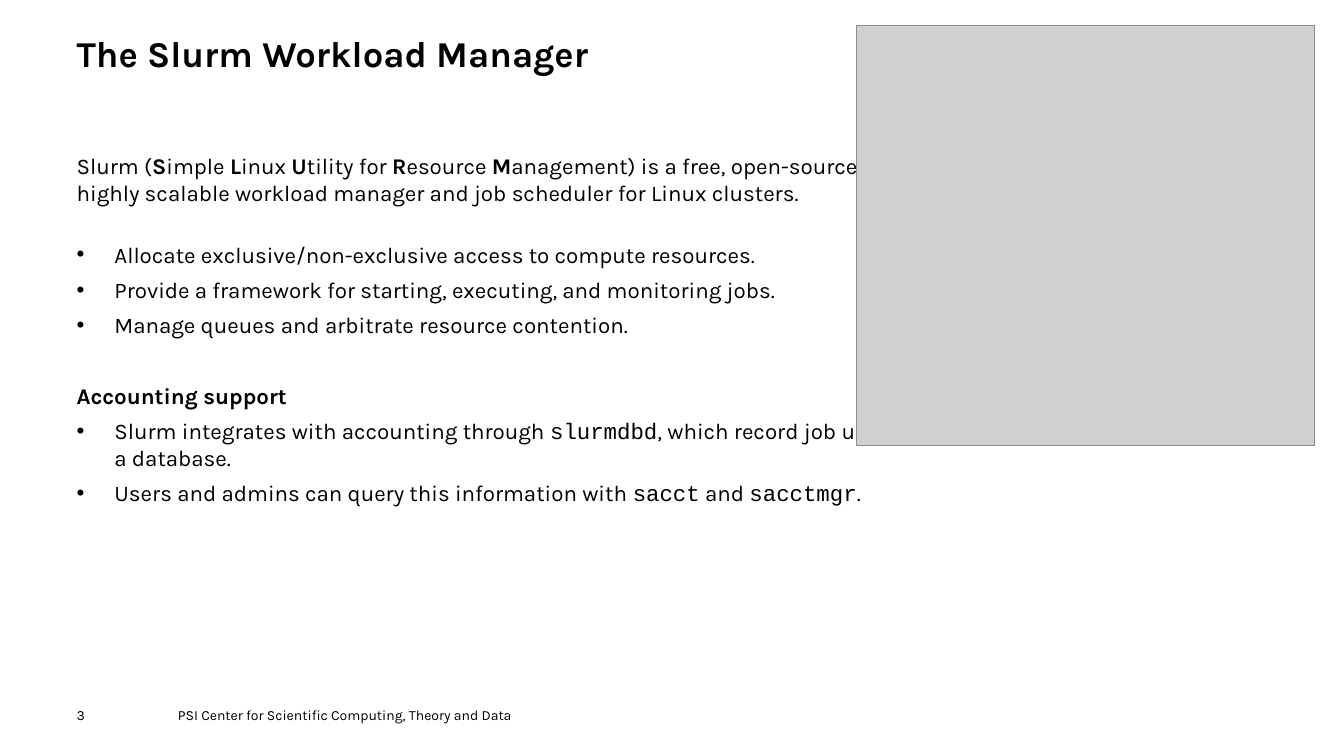
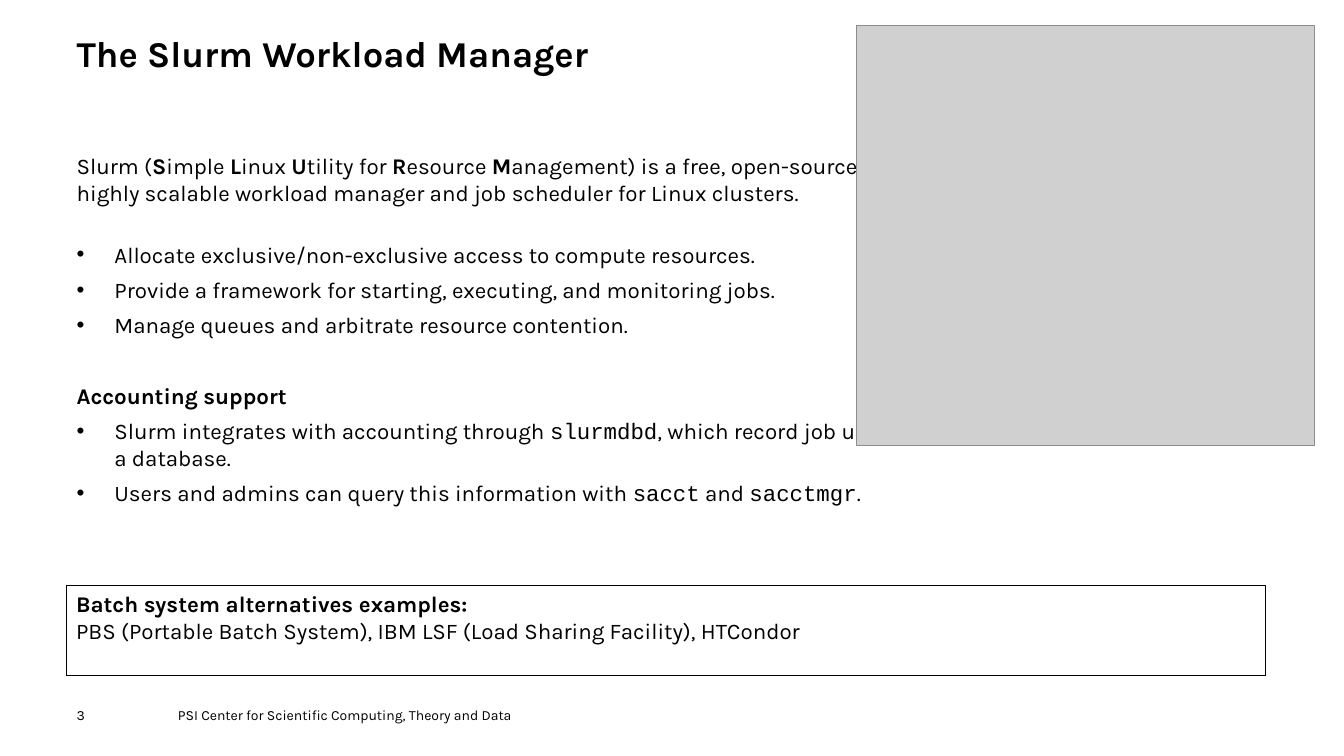
Before and after one commit to fhnw-hpcp/HS25, a slide deck: slide 3 of 03_Cluster/Slurm.odp. Drawn at 1344x756 pixels with LibreOffice and Linux fonts; fonts in the diff are those of the drawing; grey boxes stand for pictures; background and template pictures are left out. Boxes give left, top, right and bottom in pixels: in the first picture for what was removed or moved away, otherwise in the second. Text is boxed around its words. In the diff, an @@ line names an element or a change of style, - is before the commit and + after.

```diff
--- a/03_Cluster/Slurm.odp
+++ b/03_Cluster/Slurm.odp
@@ rectangle added at <box>67,586,1266,677</box>, outline #000000 0 pt, 16 pt, text #000000 @@
+Batch system alternatives examples:
+PBS (Portable Batch System), IBM LSF (Load Sharing Facility), HTCondor
```
Also in this commit, not shown: 4 other slides changed, 2 slides added.
